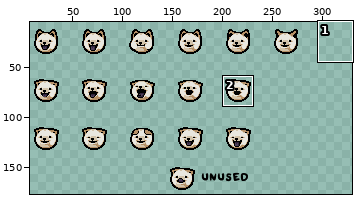
Sprite sheet -- resources/gfx/familiar/familiar_olga_head.png. Above, an overview of the earlier version with the close-up marked.
Close-up. Before:
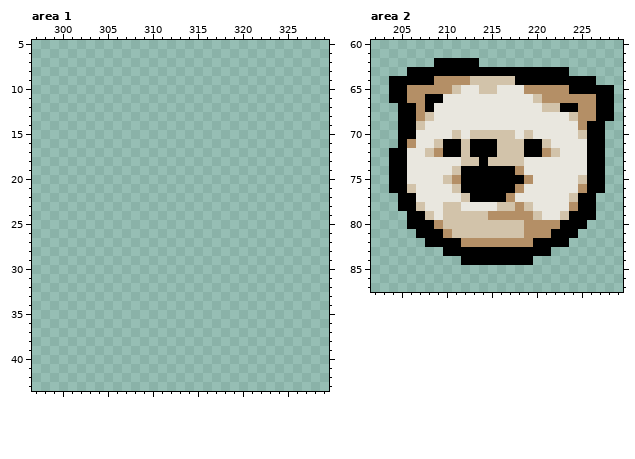
The file is 352x192 pixels. Pixels under 10% opacity are left out. Colours within 5 levels of each other are drawn and written as one. Shown: area 1: x 297..329, y 5..43; area 2: x 202..229, y 60..87. The wide view leaves out empty margins.
Now the later version:
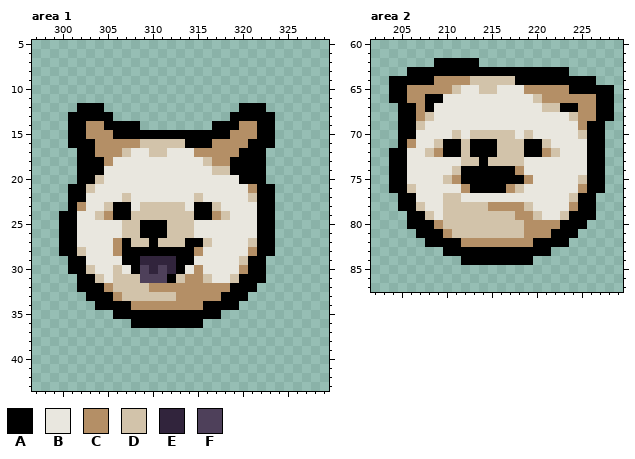
Palette (. is transparent): A #000000  B #e9e7df  C #b48f66  D #d2c3aa  E #31243c  F #4e405a
Edits made:
--- area 1
@@ x 297..329 @@
 11 .................................
-12 .................................
-13 .................................
-14 .................................
-15 .................................
-16 .................................
-17 .................................
-18 .................................
-19 .................................
-20 .................................
-21 .................................
-22 .................................
-23 .................................
-24 .................................
-25 .................................
-26 .................................
-27 .................................
-28 .................................
-29 .................................
-30 .................................
-31 .................................
-32 .................................
-33 .................................
-34 .................................
-35 .................................
-36 .................................
+12 .....AAA...............AAA.......
+13 ....AAAAA.............AAAAA......
+14 ....AACCAAAA........AAACCAA......
+15 ....AACCCAAAAAAAAAAAAACCCAA......
+16 ....AAACCCCCDDDDDAAACCCCAAA......
+17 .....AACCCDBBDDBBBCCCCCAAA.......
+18 .....AAACBBBBBBBBBBDCCAAAA.......
+19 .....AAABBBBBBBBBBBBDDAAAA.......
+20 .....AADBBBBBBBBBBBBBBBAAA.......
+21 ....AADBBBBBBBBBBBBBBBBBCAA......
+22 ....AABBBBDBBBBBBBDBBBBBDAA......
+23 ....ACBBDAABDDDDDBAADBBBBAA......
+24 ...AABBDCAADDDDDDDAACDBBBAA......
+25 ...AABBBBBDDAAADDDBBBBBBBAA......
+26 ...AABBBBBDDAAADDDBBBBBBBAA......
+27 ...AABBBBCADDADDDAADBBBBDAA......
+28 ...AADBBBCAAAAAAAACBBBBBCAA......
+29 ....AABBBBAAEEEEAABBBBBDAA.......
+30 ....AADBBDBAFEFEABCBBBBCAA.......
+31 .....AADBDDDFFFADCCDBBDAAA.......
+32 .....AAACDDDDCCCCCCCCCAAA........
+33 ......AAACDDDDDDCCCCCAAA.........
+34 .......AAAACCCCCCCCAAAA..........
+35 .........AAAAAAAAAAAA............
+36 ...........AAAAAAAA..............
 37 .................................
--- area 2
@@ x 208..220 @@
 75 BBDCAAAAAAACB
-76 BBBDAAAAAACBB
-77 BBBBDAAAACBBB
-78 BBDDBBBBDDCDB
-79 DBDDDDDCCCCCD
+76 BBBBCAAAACDBB
+77 BBDDBBBBBBBBB
+78 BBDDDDDCCCCDB
+79 DBDDDDDDDDCCD
 80 ACDDDDDDDDDCC
